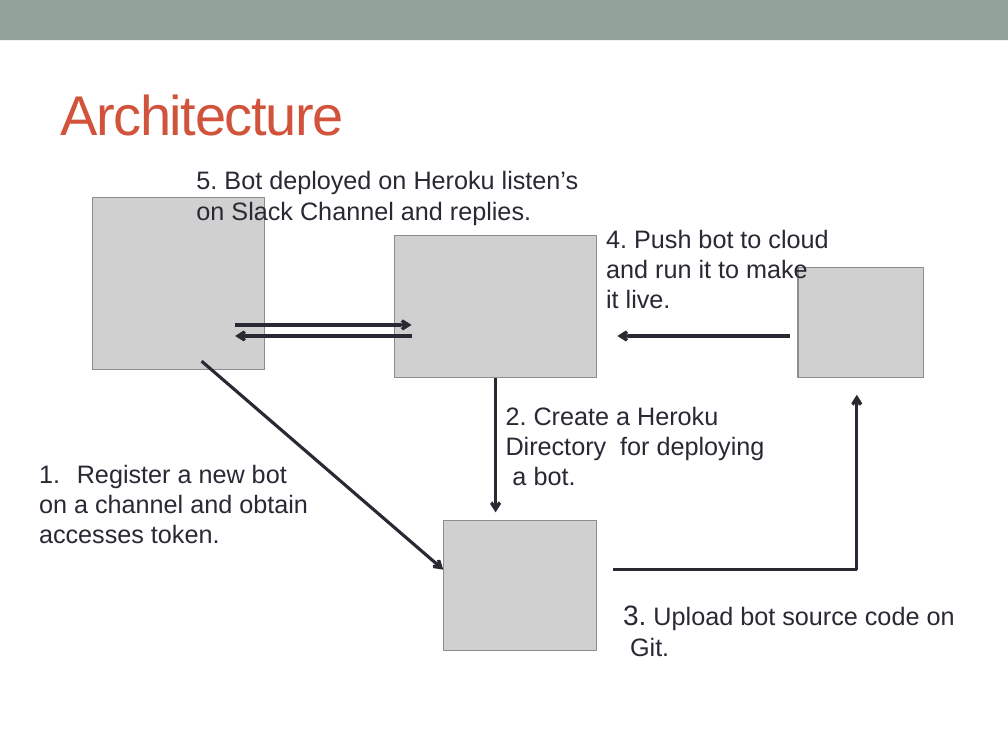
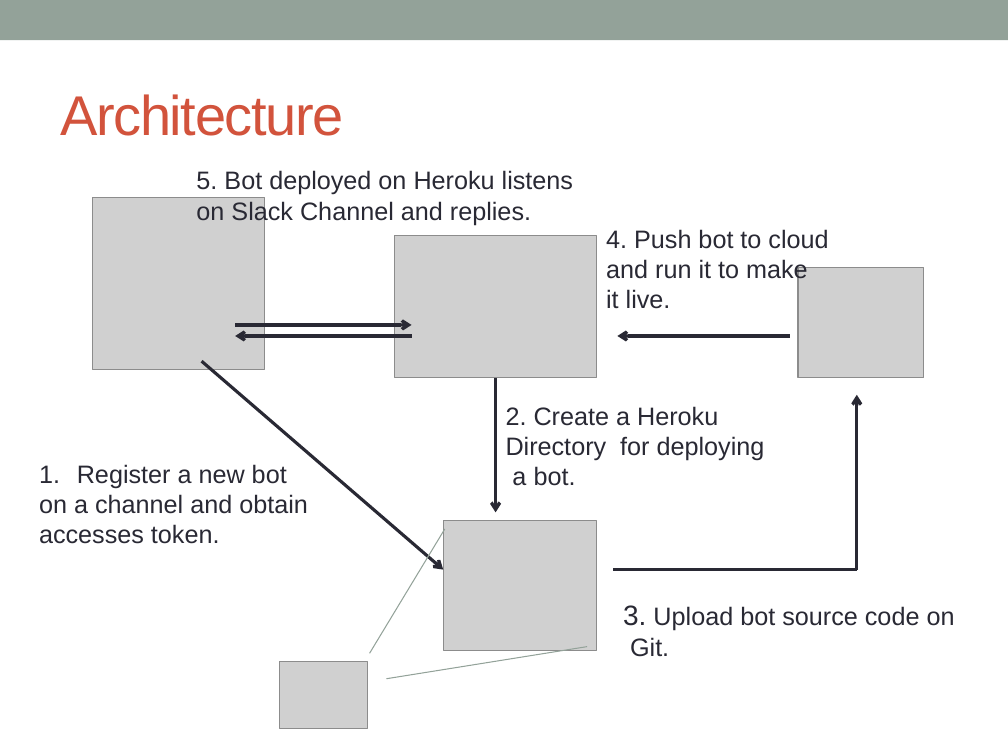
Before and after one commit to SJSU272Lab/Botman, a slide deck: slide 3 of Documents/Presentation.pptx. Drawn at 1008x756 pixels with LibreOffice and Linux fonts; fonts in the diff are those of the drawing; grey boxes stand for pictures. Boxes give left, top, right and bottom in pixels: in the first picture for what was removed or moved away, otherwise in the second. Text is boxed around its words. In the diff, an @@ line names an element or a change of style, - is before the commit and + after.

```diff
--- a/Documents/Presentation.pptx
+++ b/Documents/Presentation.pptx
@@ text at (x1=196, y1=170, x2=573, y2=195): text changed @@
-5. Bot deployed on Heroku listen’s
+5. Bot deployed on Heroku listens
@@ line added from (370, 653) to (445, 529), #93A299 0.75 pt @@
@@ line added from (386, 678) to (587, 647), #93A299 0.75 pt @@
@@ picture added at (x1=279, y1=661, x2=367, y2=728) @@
```
Also in this commit, not shown: 2 other slides changed.
